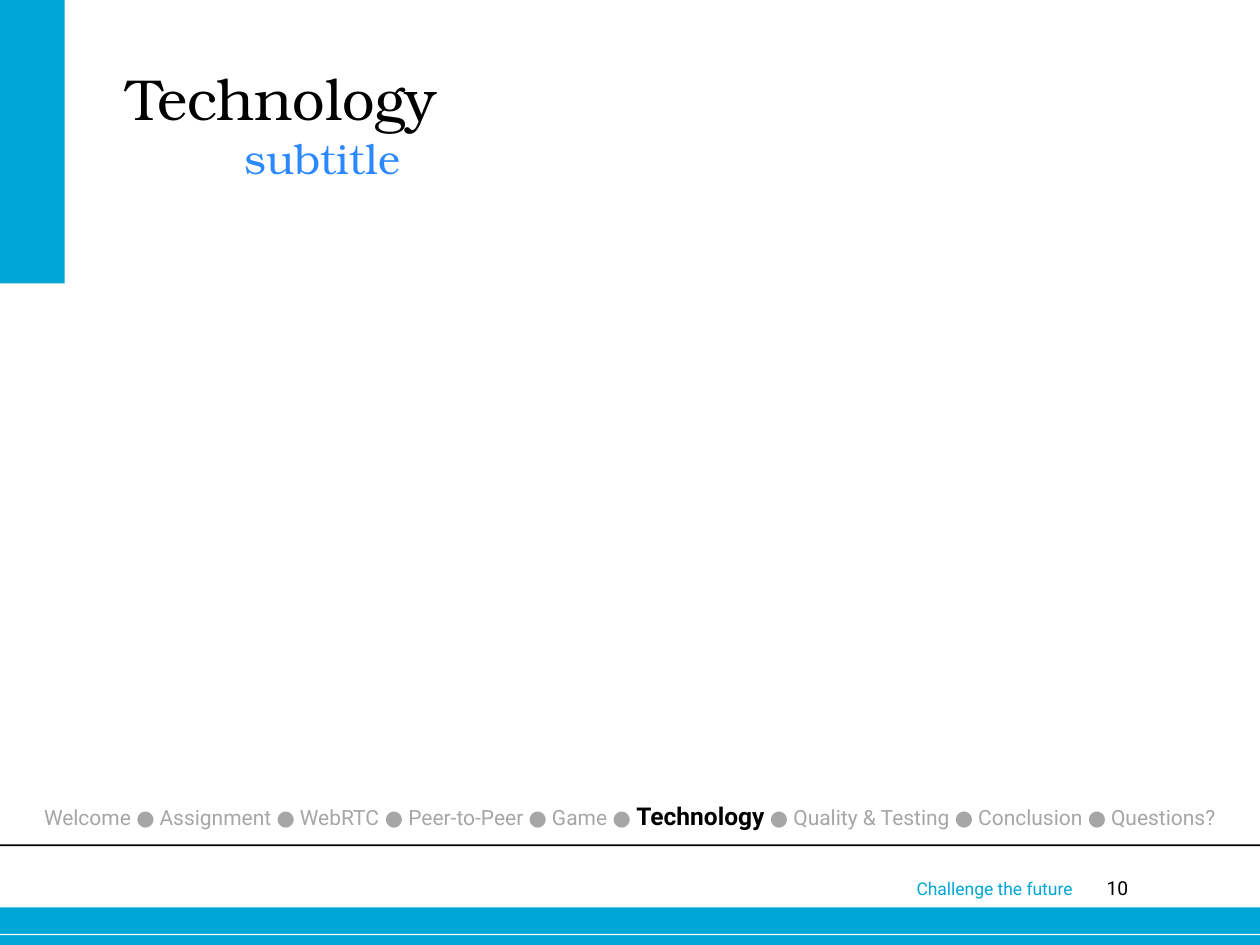
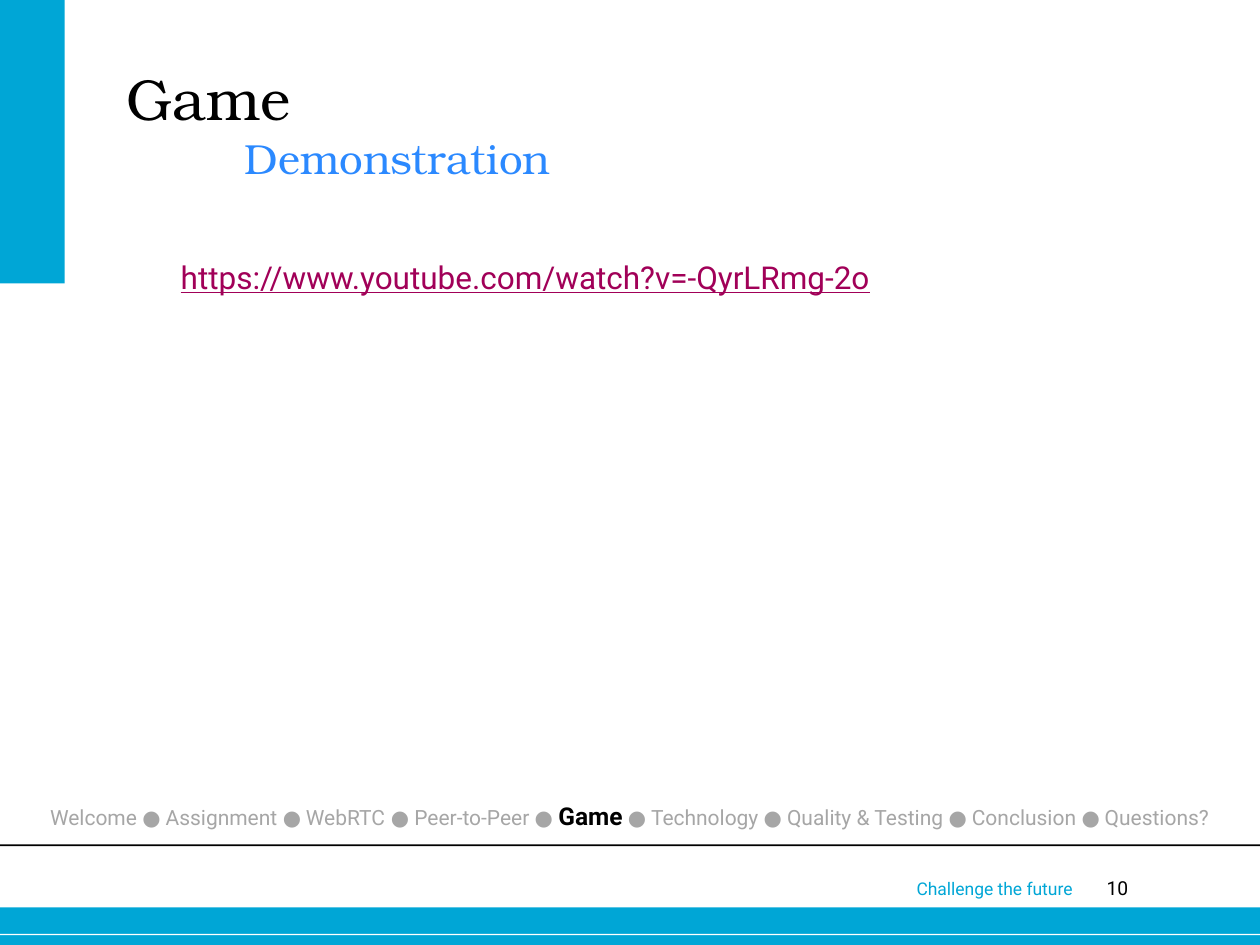
Before and after one commit to joostverdoorn/webrtc, a slide deck: slide 10 of documents/Eindpresentatie/webrtc.pptx. Drawn at 1260x945 pixels with LibreOffice and Linux fonts; fonts in the diff are those of the drawing; background and template pictures are left out. Boxes give left, top, right and bottom in pixels: in the first picture for what was removed or moved away, otherwise in the second. Text is boxed around its words. In the diff, an @@ line names an element or a change of style, - is before the commit and + after.

Commit message:
Endpresentation: game, technology and testing added

```diff
--- a/documents/Eindpresentatie/webrtc.pptx
+++ b/documents/Eindpresentatie/webrtc.pptx
@@ title at <box>126,80,551,175</box>: text changed; size 33 to 24 pt; text colour #000000 to #2B89FF @@
-Technology
-subtitle
+Game
+Demonstration
@@ text added at <box>181,265,870,296</box>, 18 pt, text #A10058, underline @@
+  https://www.youtube.com/watch?v=-QyrLRmg-2o
@@ text "Welcome ● Assignment ● WebRTC ..." at <box>50,807,1209,829</box>: size 12 to 14 pt, text colour #A6A6A6 to #000000, bold on in "Game"; size 14 to 12 pt, text colour #000000 to #A6A6A6, bold off in "Technology" @@
```
Also in this commit, not shown: 3 other slides changed, 2 slides added, 2 other files.
